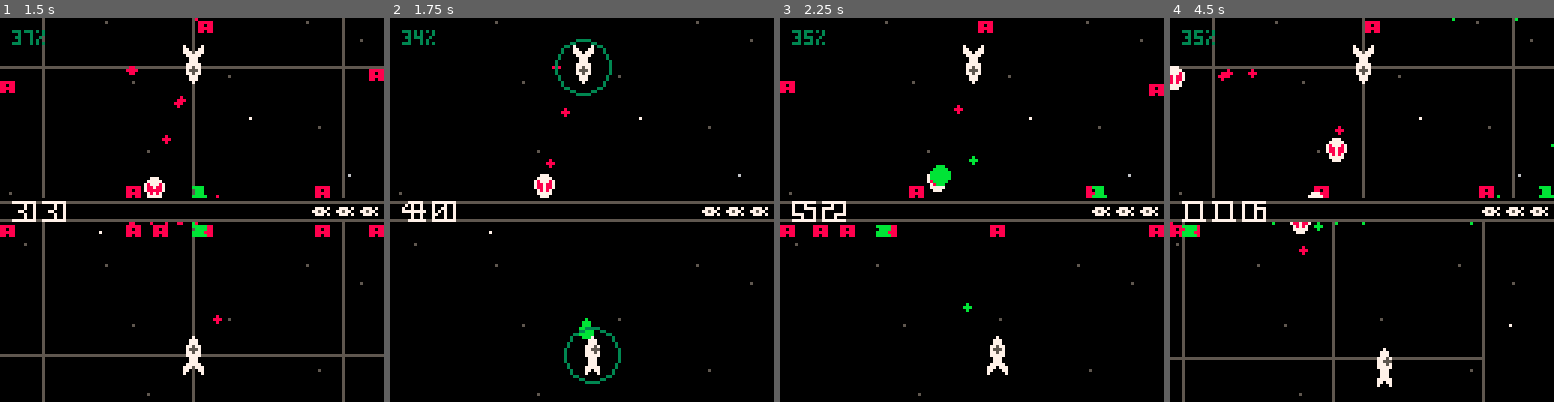
Above: before the commit, frames 1-4 (left to right).
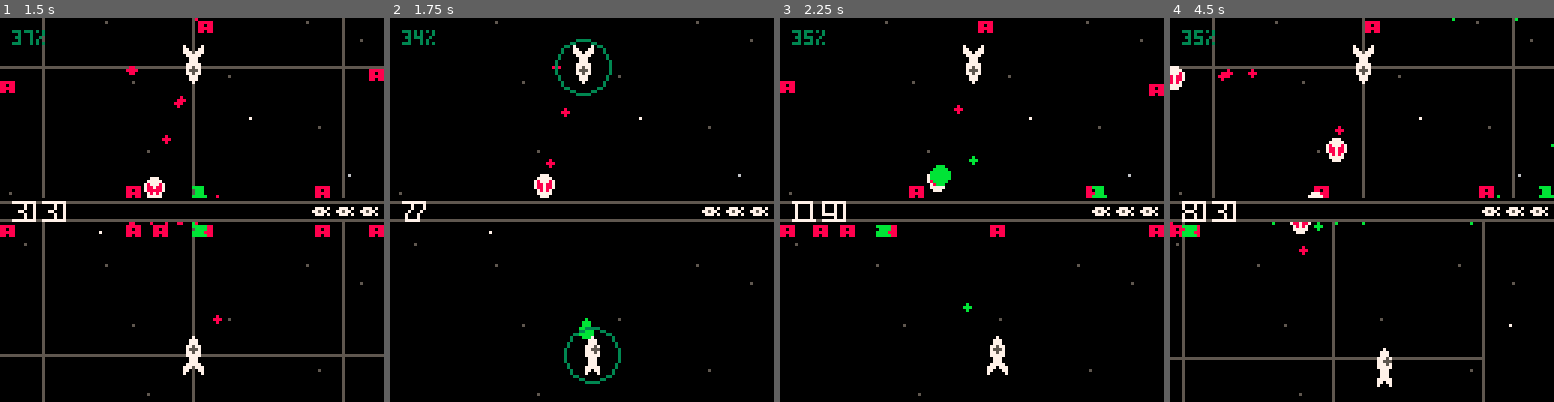
Above: after the commit, the same moments.

Repository: catnipped/friendlyfire
Game: PICO-8 cartridge friendlyfire.p8
Two runs of this game, one before a commit and one after it. Both use one fixed random seed, a clock stepped at 60 frames per second and the inputs below.
Inputs:
- Up to frame 1 (1.5 s): tap O (Z key) at 0.7 s
- Up to frame 2 (1.75 s): hold Right from 1.6 s (still down); tap O (Z key) at 1.7 s
- Up to frame 3 (2.25 s): release Right at 2.1 s; tap O (Z key) at 2.1 s; hold Up from 2.15 s (still down)
- Up to frame 4 (4.5 s): release Up at 2.42 s; hold Right 2.47-3.03 s; tap O (Z key) every 0.4 s from 2.5 to 4.1 s; hold Left 3.08-3.58 s; hold Down 3.63-3.97 s; hold Right from 4.02 s (still down)

Frame 1 is identical in both runs. In frame 2, 0.4% of the frame differs, in the area x 3-18%, y 47-54%; in frame 3, 0.2%; in frame 4, 0.5%, in the area x 3-25%, y 47-54%.

Commit message:
score penalty

Diff:
--- a/friendlyfire.p8
+++ b/friendlyfire.p8
@@ -506,7 +506,9 @@
 			local object = spawngfx("projcol",i.object.x,i.object.y)
 
 			del(lstate.enemies,i.object.hit)
-
+			if i.object.hit == lstate.players[1] or i.object.hit == lstate.players[1] then
+				lstate.score = 0
+			end
 			add(lstate.animations,object)
 	end)
 	return lstate
